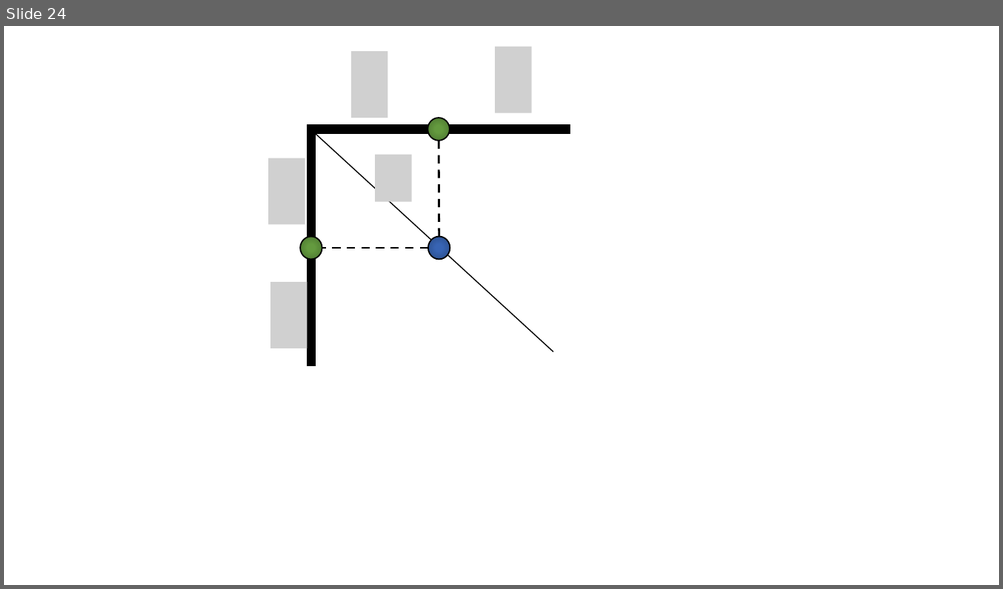
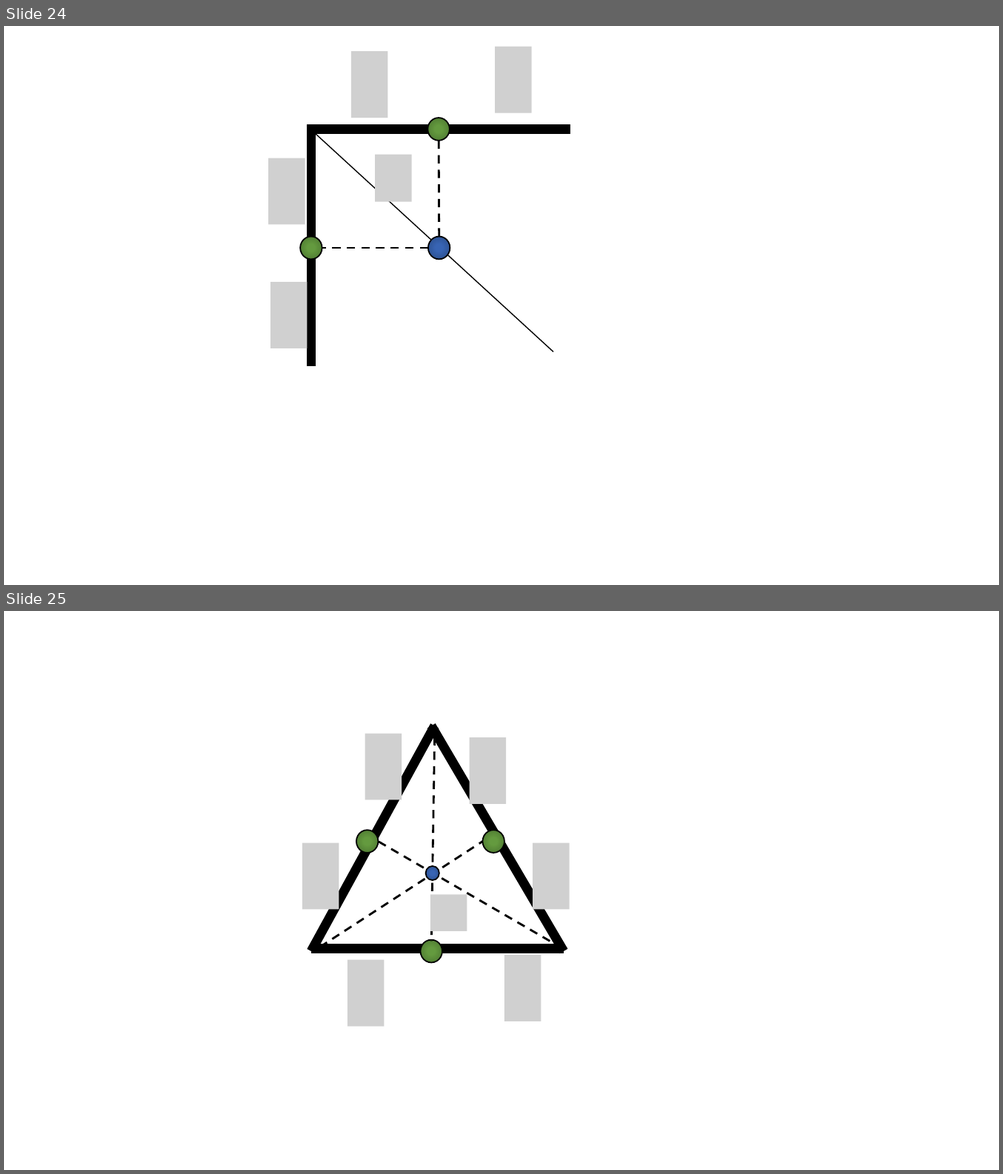
Before and after one commit to savchenko-physics/savchenko-physics.github.io, a slide deck: volunteer/Drawings.pptx. Shown one above the other, each under a label of ours: slide 24 before the commit, slides 24 and 25 after it. The pictures are 1003x589 and 1003x1174 pixels, drawn with LibreOffice and Linux fonts; fonts in the diff are those of the drawing; grey boxes stand for pictures. Boxes give left, top, right and bottom in pixels: in the first picture for what was removed or moved away, otherwise in the second. Text is boxed around its words. In the diff, an @@ line names an element or a change of style, - is before the commit and + after.

```diff
--- a/volunteer/Drawings.pptx
+++ b/volunteer/Drawings.pptx
@@ slide 25 added at [4, 611, 999, 1170], background #FFFFFF @@
@@ line added from (311, 951) to (435, 726), #000000 9 pt @@
@@ picture added at [365, 733, 401, 800] @@
@@ line added from (563, 951) to (432, 726), #000000 9 pt @@
@@ line added from (435, 737) to (432, 942), #000000 2 pt dashed @@
@@ picture added at [469, 738, 506, 804] @@
@@ ellipse added at [356, 830, 378, 854], fill gradient #649A3F to #548235 to #4E7932, outline #000000 1.25 pt @@
@@ ellipse added at [482, 830, 504, 854], fill gradient #649A3F to #548235 to #4E7932, outline #000000 1.25 pt @@
@@ picture added at [302, 843, 339, 909] @@
@@ line added from (319, 948) to (482, 842), #000000 2 pt dashed @@
@@ line added from (562, 949) to (378, 842), #000000 2 pt dashed @@
@@ picture added at [532, 843, 569, 909] @@
@@ ellipse added at [426, 866, 439, 880], fill gradient #3864B3 to #2F5597 to #2C4F8C, outline #000000 1.25 pt @@
@@ picture added at [430, 894, 466, 931] @@
@@ ellipse added at [421, 940, 442, 963], fill gradient #649A3F to #548235 to #4E7932, outline #000000 1.25 pt @@
@@ line added from (563, 949) to (311, 949), #000000 9 pt @@
@@ picture added at [347, 960, 384, 1027] @@
@@ picture added at [505, 955, 541, 1022] @@
```
Also in this commit, not shown: 1 other slide added, 7 other files.
